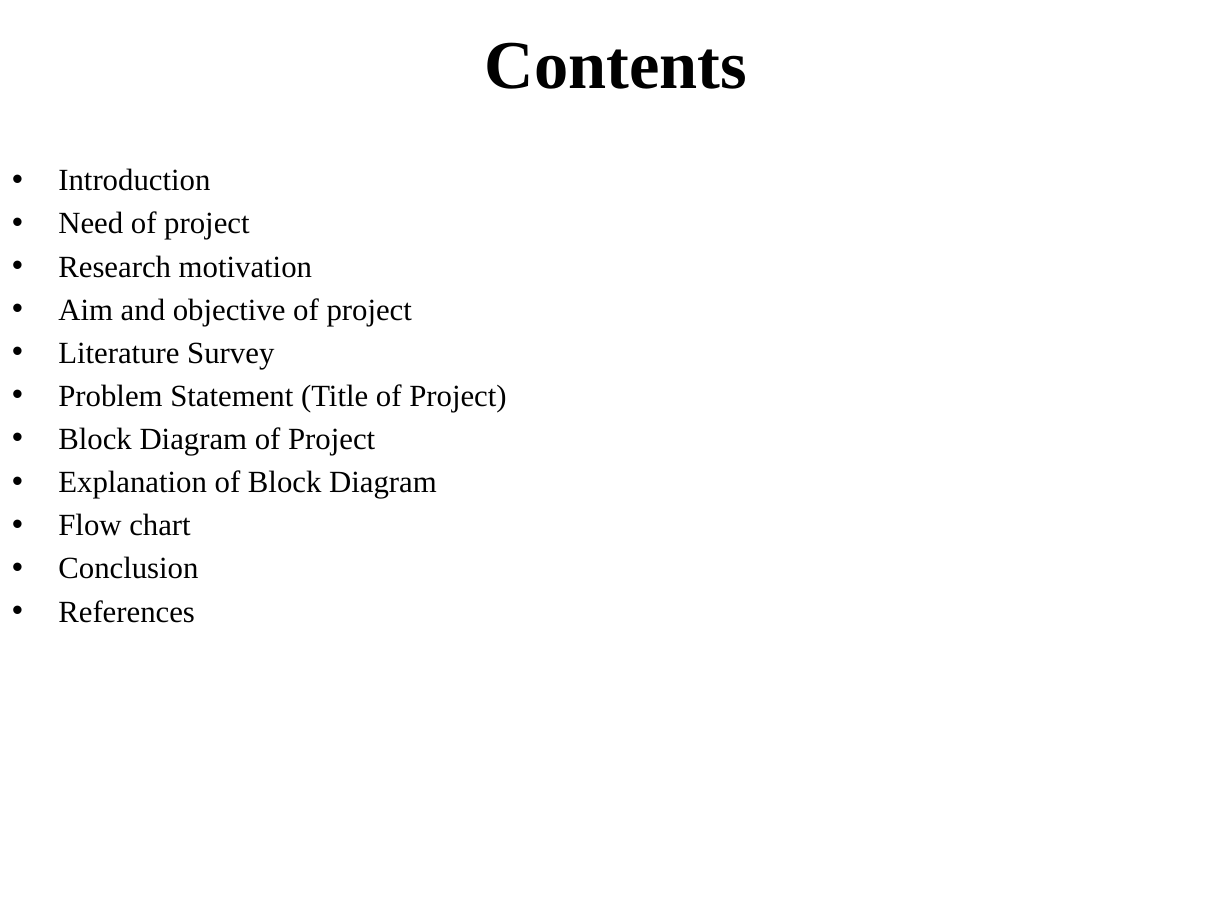
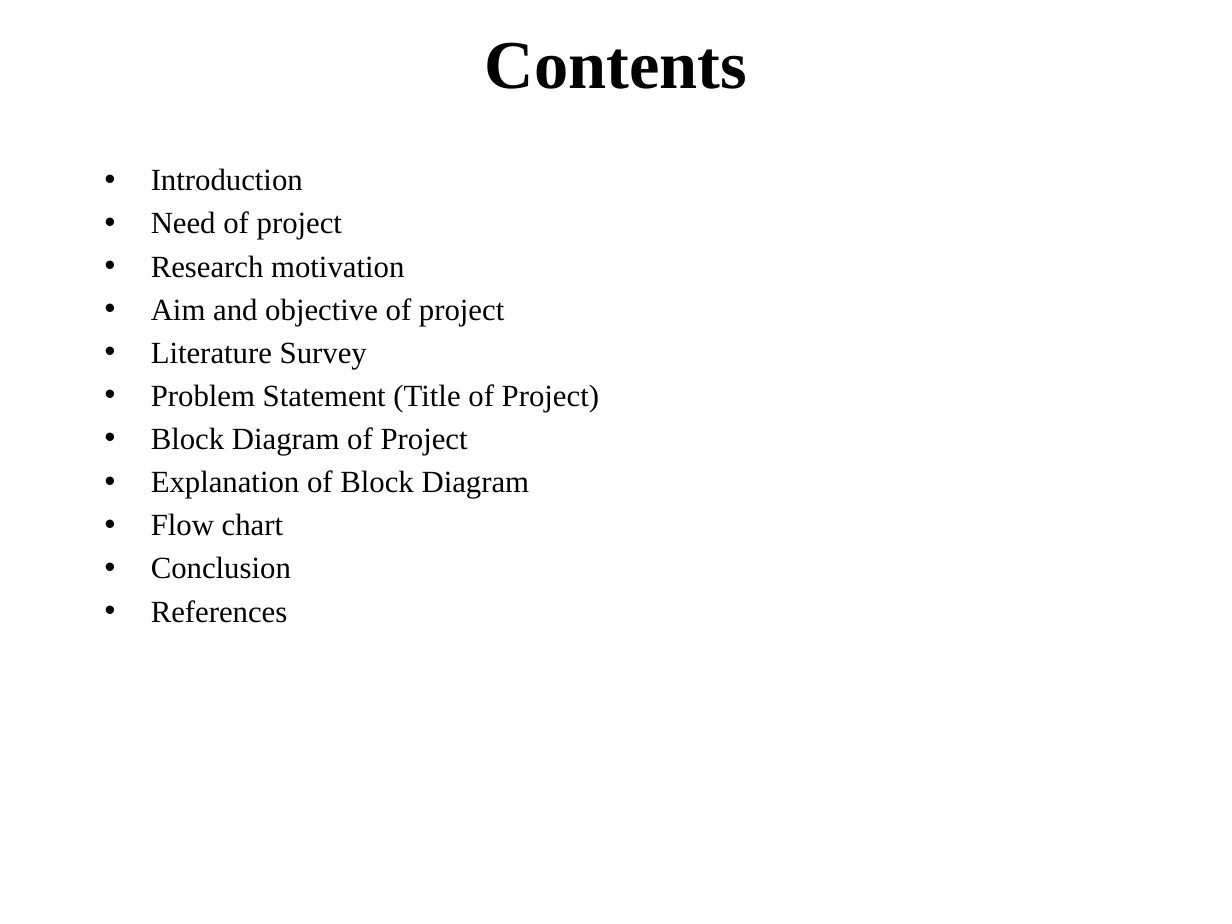
Before and after one commit to OnkarWaman/Voice-Operated-Lift, a slide deck: slide 2 of 5) Stage-I PPT/our ppt.pptx. Drawn at 1232x924 pixels with LibreOffice and Linux fonts; fonts in the diff are those of the drawing. Boxes give left, top, right and bottom in pixels: in the first picture for what was removed or moved away, otherwise in the second. Text is boxed around its words. In the diff, an @@ line names an element or a change of style, - is before the commit and + after.

```diff
--- a/5) Stage-I PPT/our ppt.pptx
+++ b/5) Stage-I PPT/our ppt.pptx
@@ text "Introduction": place and size @@
-text "Introduction" at [58, 168, 506, 623]
+text "Introduction" at [151, 168, 599, 623]
```
Also in this commit, not shown: 12 other slides changed, 5 slides added.
